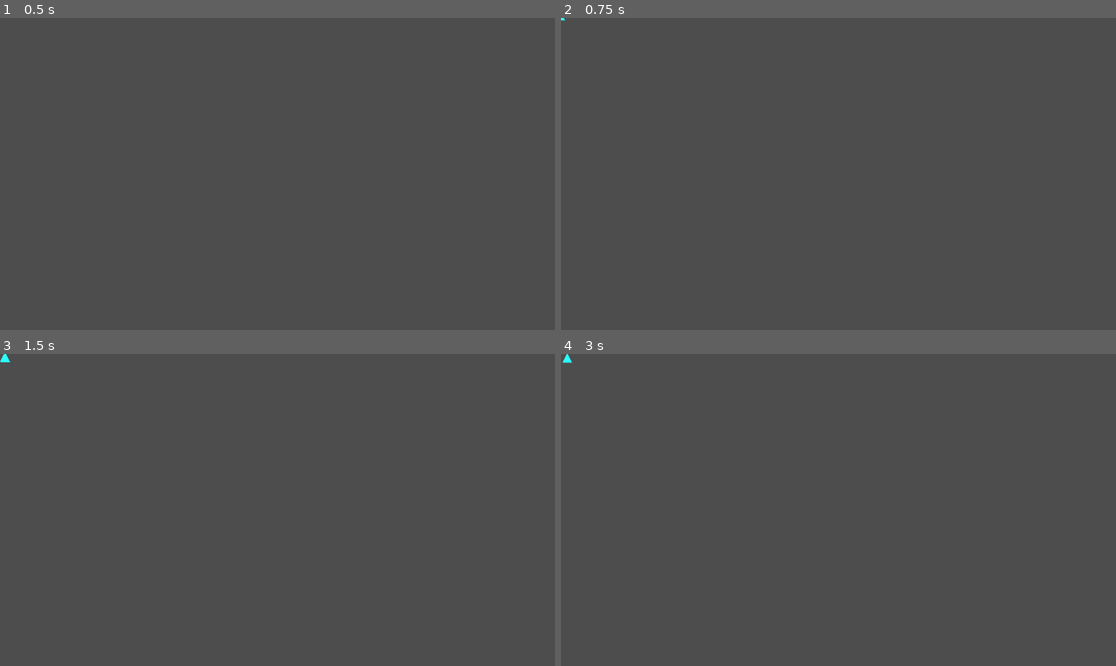
Above: before the commit, frames 1-4 (two rows, left to right).
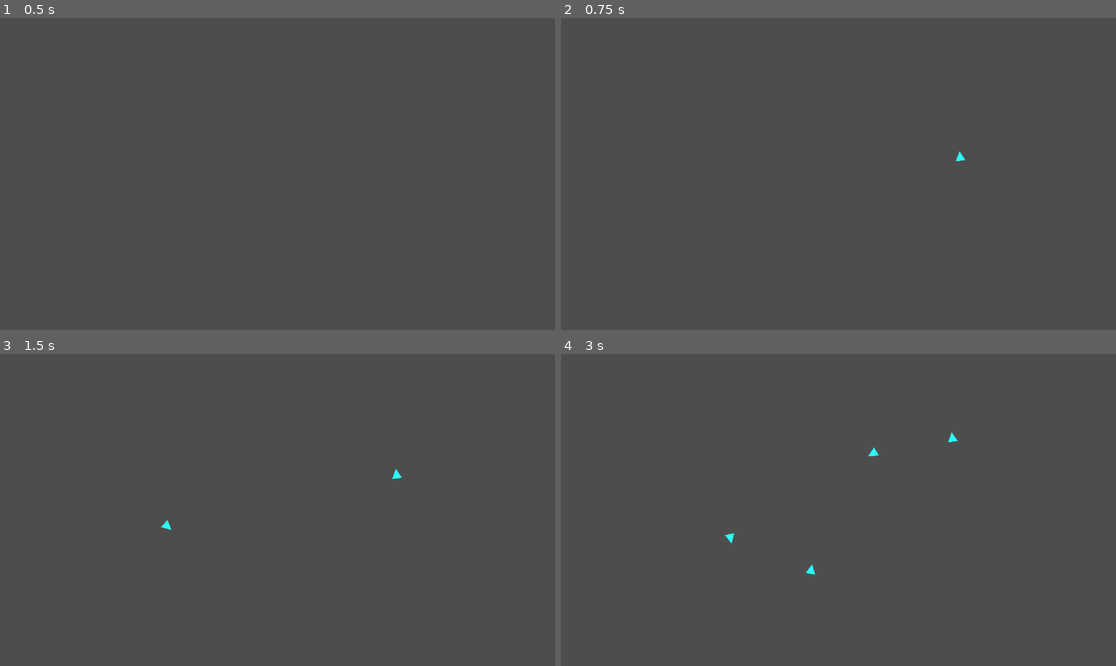
Above: after the commit, the same moments.

Repository: xv-k/BoidTest
Game: Godot game, scene res://world.tscn
The game is run twice, just before and just after one commit, with the same random seed, the same clock (stepped at 60 frames per second) and the same inputs.
Inputs (mouse positions are in pixels of both pictures, inside the frame that each line leads up to):
- Up to frame 1 (0.5 s): no input
- Up to frame 2 (0.75 s): tap Enter at 0.5 s; move the mouse to (960, 158) at 0.52 s; click (960, 158) at 0.6 s
- Up to frame 3 (1.5 s): move the mouse to (166, 525) at 1.27 s; click (166, 525) at 1.35 s
- Up to frame 4 (3 s): move the mouse to (894, 441) at 2.02 s; click (894, 441) at 2.1 s; move the mouse to (810, 572) at 2.77 s; click (810, 572) at 2.85 s

Frame 1 is identical in both runs. In frame 2, less than 0.1% of the frame differs, in the area x 0-73%, y 0-47%; in frame 3, less than 0.1%; in frame 4, 0.2%, in the area x 0-72%, y 0-71%.

Commit message:
worked further on it

Diff:
--- a/boid.gd
+++ b/boid.gd
@@ -5,8 +5,7 @@
 
 @onready var ray_folder := $RayFolder.get_children()
 var boids_in_range := []
-var boid_velocity := Vector2.ZERO
-var boid_speed := 7.0
+var boid_speed := 100.0
 var screen_size : Vector2
 var movv := 48
 
@@ -15,10 +14,32 @@
 func _ready():
 	screen_size = get_viewport_rect().size
 	randomize()
-	direction = Vector2.RIGHT
+	direction = Vector2(randf_range(-1,1),randf_range(-1,1))
+	print(direction)
 	collision_polygon_2d.polygon = polygon_2d.polygon
 
 
-func _physics_process(delta):
-	position = position * direction * delta
+func _physics_process(_delta):
+	velocity = direction * boid_speed
+	var min_angle = rotation
+	#angle_to_point returns the angle between the line connecting the two points and the X axis, in radians.
+	var max_angle = velocity.angle_to_point(Vector2.ZERO) - PI/2
+	rotation = lerp_angle(min_angle, max_angle,0.4)
+
+	#disable it and set the collision layer of the physics layer from the tileset back to 1
+	torus_world()
+
+	#apperantly delta is automatically applied in move and slide?
+
 	move_and_slide()
+
+
+func torus_world():
+	if position.x < 0:
+		position.x = screen_size.x
+	if position.x > screen_size.x:
+		position.x = 0
+	if position.y < 0:
+		position.y = screen_size.y
+	if position.y > screen_size.y:
+		position.y = 0
--- a/boid.tscn
+++ b/boid.tscn
@@ -24,6 +24,7 @@
 debug_color = Color(0.912647, 9.31811e-05, 0.722477, 0.42)
 
 [node name="RayFolder" type="Node2D" parent="."]
+position = Vector2(-1, 0)
 
 [node name="RayCast2D_Front2" type="RayCast2D" parent="RayFolder"]
 position = Vector2(3, -5)
--- a/world.gd
+++ b/world.gd
@@ -1,9 +1,10 @@
 extends Node2D
+@onready var tile_map = $TileMap
 
 var boid_scene: PackedScene = preload("res://boid.tscn")
 # Called when the node enters the scene tree for the first time.
 func _ready():
-	pass # Replace with function body.
+	pass
 
 
 # Called every frame. 'delta' is the elapsed time since the previous frame.
--- a/world.tscn
+++ b/world.tscn
@@ -73,7 +73,7 @@
 
 [sub_resource type="TileSet" id="TileSet_p4t2t"]
 tile_size = Vector2i(8, 8)
-physics_layer_0/collision_layer = 1
+physics_layer_0/collision_layer = 2
 sources/1 = SubResource("TileSetAtlasSource_hwhyn")
 
 [node name="World" type="Node2D"]
